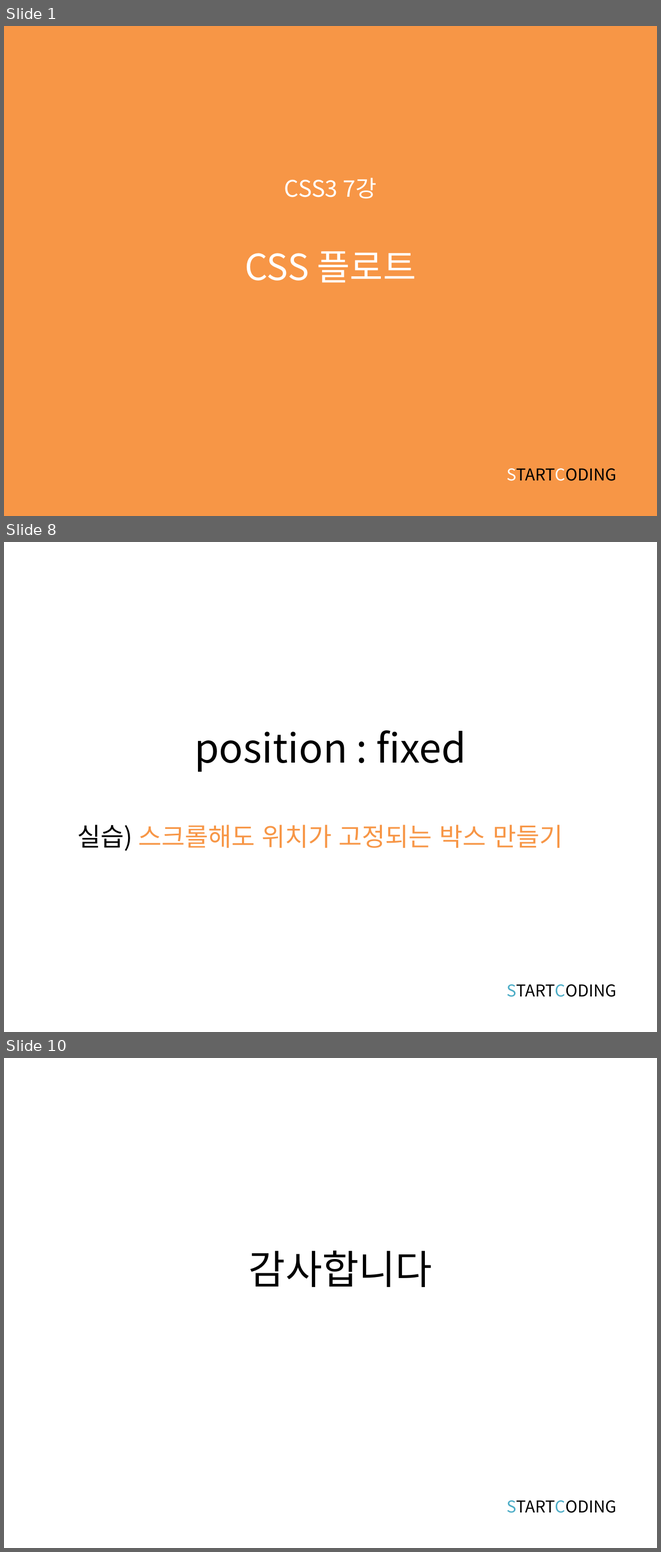
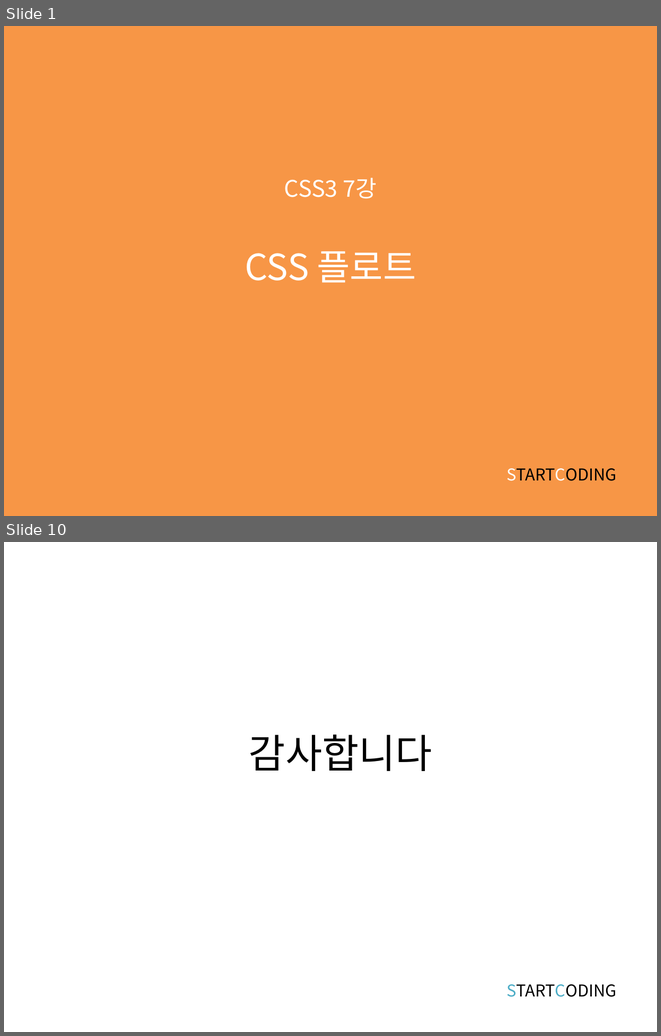
Before and after one commit to kwonkijun/web, a slide deck: 프론트엔드기초(PPT)/CSS3 7강_CSS 플로트.pptx. Shown one above the other, each under a label of ours: slides 1, 8 and 10 before the commit, slides 1 and 10 after it; the slides between them are not shown. The pictures are 661x1552 and 661x1036 pixels, drawn with LibreOffice and Linux fonts; fonts in the diff are those of the drawing. Boxes give left, top, right and bottom in pixels: in the first picture for what was removed or moved away, otherwise in the second. Text is boxed around its words. In the diff, an @@ line names an element or a change of style, - is before the commit and + after.

```diff
--- a/프론트엔드기초(PPT)/CSS3 7강_CSS 플로트.pptx
+++ b/프론트엔드기초(PPT)/CSS3 7강_CSS 플로트.pptx
@@ slide 8 removed at (4, 542, 657, 1032), background #FFFFFF @@
@@ title removed at (194, 730, 467, 772) @@
-position : fixed
@@ text removed at (77, 824, 563, 851) @@
-실습) 스크롤해도 위치가 고정되는 박스 만들기
@@ text removed at (506, 984, 617, 997) @@
-STARTCODING
```
Also in this commit, not shown: 5 slides changed, 3 slides added, 2 other slides removed, 34 other files.
